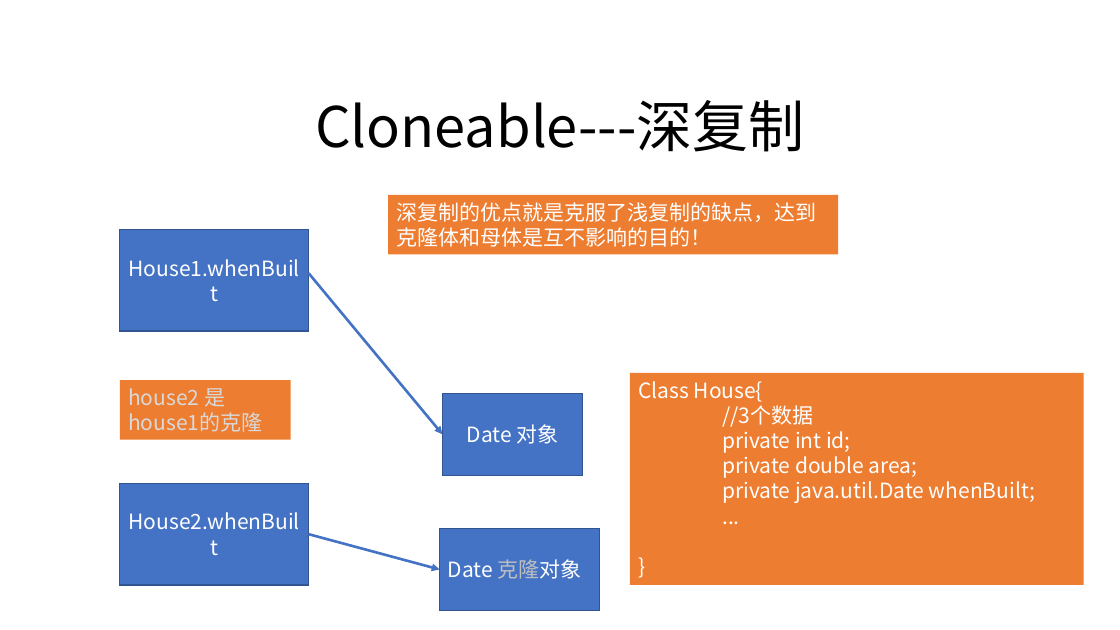
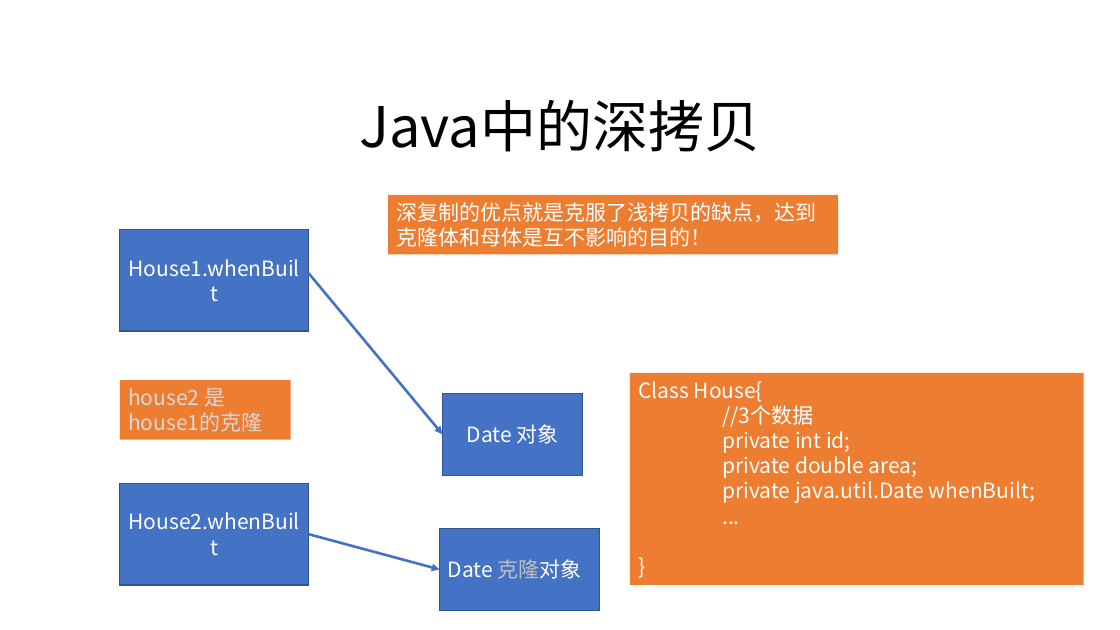
Before and after one commit to zjyesir/hmc_java_1, a slide deck: slide 24 of ppt/12.抽象类和接口.pptx (slide 23 before the commit). Drawn at 1120x630 pixels with LibreOffice and Linux fonts; fonts in the diff are those of the drawing; background and template pictures are left out. Boxes give left, top, right and bottom in pixels: in the first picture for what was removed or moved away, otherwise in the second. Text is boxed around its words. In the diff, an @@ line names an element or a change of style, - is before the commit and + after.

```diff
--- a/ppt/12.抽象类和接口.pptx
+++ b/ppt/12.抽象类和接口.pptx
@@ text at (360,100,761,152): text changed @@
-Cloneable---深复制
+Java中的深拷贝
@@ text in rectangle at (396,202,816,247): text changed @@
-深复制的优点就是克服了浅复制的缺点，达到克隆体和母体是互不影响的目的！
+深复制的优点就是克服了浅拷贝的缺点，达到克隆体和母体是互不影响的目的！
```
Also in this commit, not shown: 15 other slides changed, 6 slides added, 2 slides removed, 3 other files.
